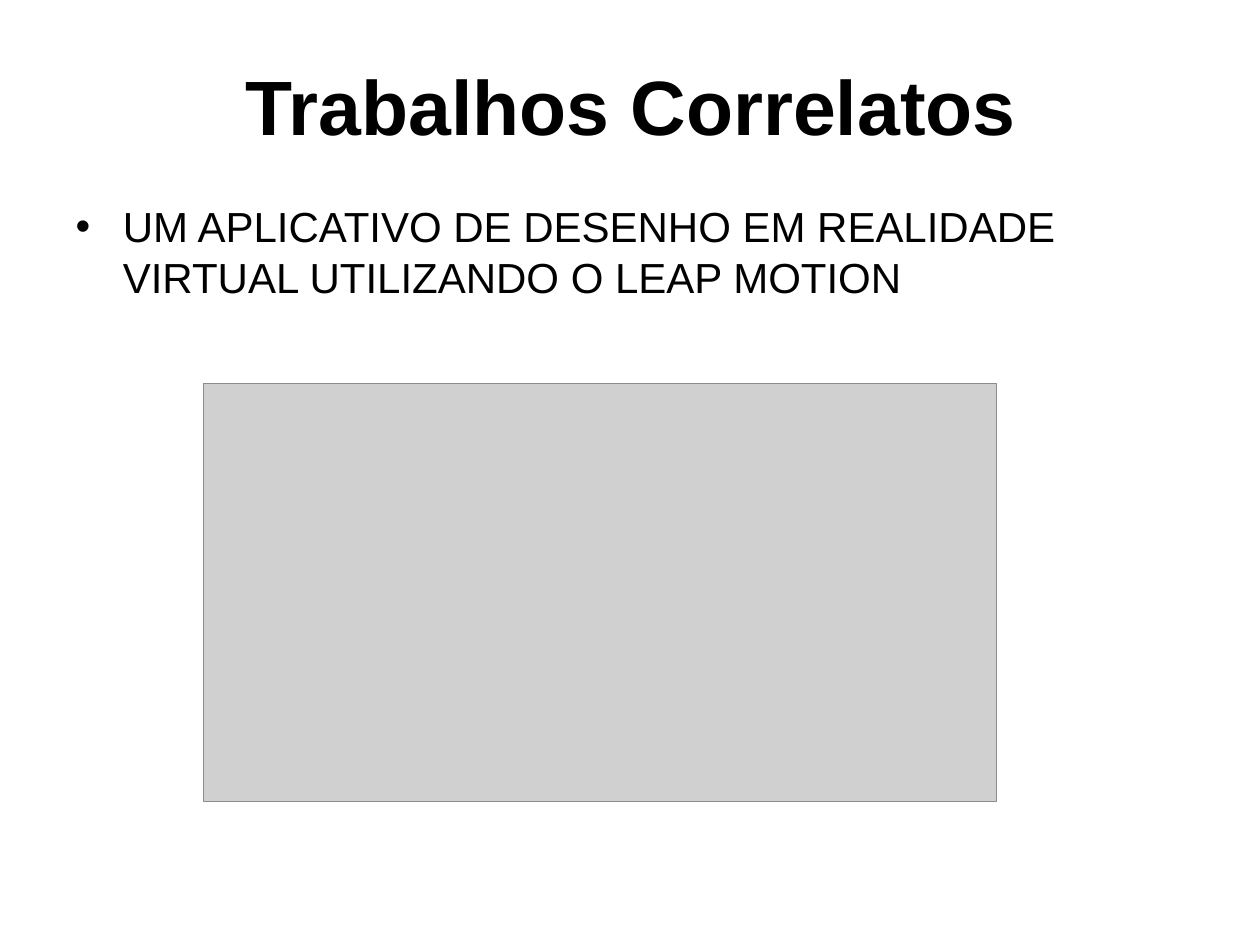
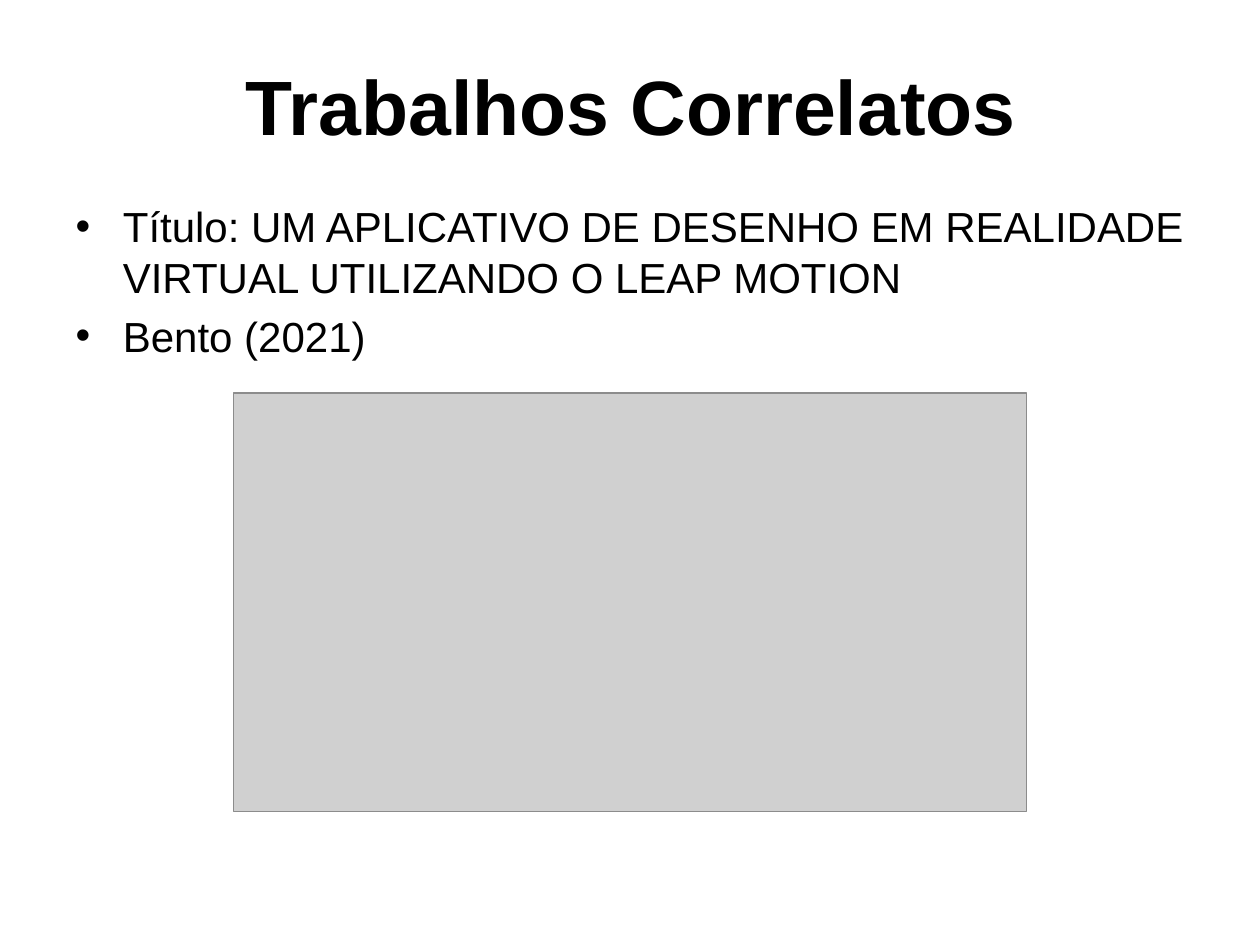
Before and after one commit to gcgfurb/tcc_JulioVicenteBrych, a slide deck: slide 8 of _julio/ApresentaçãoTCC-Julio_Vicente_Brych.pptx. Drawn at 1260x945 pixels with LibreOffice and Linux fonts; fonts in the diff are those of the drawing; grey boxes stand for pictures; background and template pictures are left out. Boxes give left, top, right and bottom in pixels: in the first picture for what was removed or moved away, otherwise in the second. Text is boxed around its words. In the diff, an @@ line names an element or a change of style, - is before the commit and + after.

```diff
--- a/_julio/ApresentaçãoTCC-Julio_Vicente_Brych.pptx
+++ b/_julio/ApresentaçãoTCC-Julio_Vicente_Brych.pptx
@@ text at [123, 211, 1183, 360]: text changed @@
-• UM APLICATIVO DE DESENHO EM REALIDADE VIRTUAL UTILIZANDO O LEAP MOTION
+• Título: UM APLICATIVO DE DESENHO EM REALIDADE VIRTUAL UTILIZANDO O LEAP MOTION
+• Bento (2021)
@@ picture: place and size @@
-picture at [203, 383, 997, 801]
+picture at [233, 393, 1027, 811]
```
Also in this commit, not shown: 10 other slides changed, 1 slide added.
